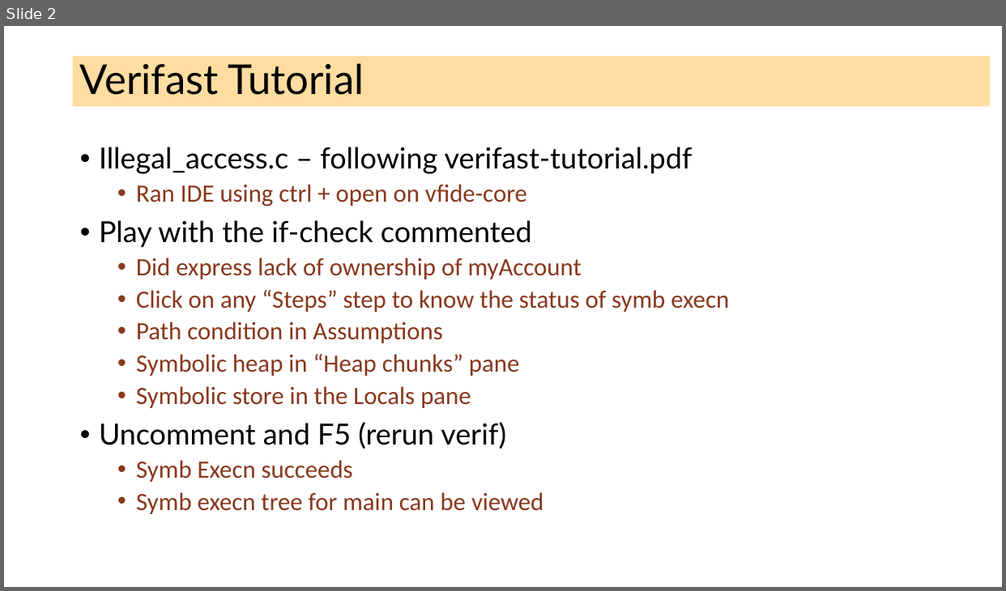
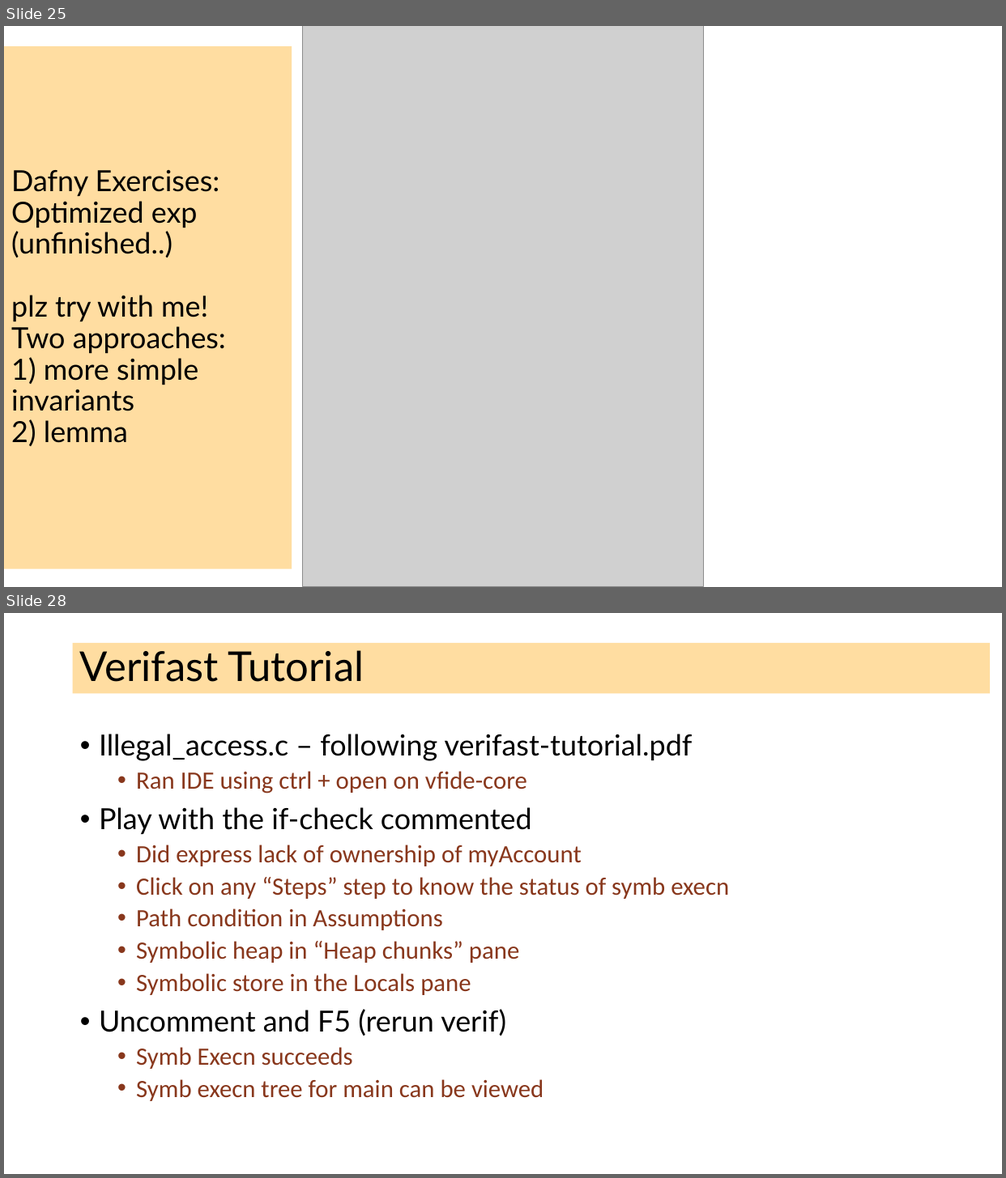
Before and after one commit to ganeshutah/cs6110s22, a slide deck: Lec17/Lec17.pptx. Shown one above the other, each under a label of ours: slide 2 before the commit, slides 25 and 28 after it; the slides between them are not shown. The pictures are 1006x591 and 1006x1178 pixels, drawn with LibreOffice and Linux fonts; fonts in the diff are those of the drawing; grey boxes stand for pictures. Boxes give left, top, right and bottom in pixels: in the first picture for what was removed or moved away, otherwise in the second. Text is boxed around its words. In the diff, an @@ line names an element or a change of style, - is before the commit and + after.

```diff
--- a/Lec17/Lec17.pptx
+++ b/Lec17/Lec17.pptx
@@ slide 25 added at [4, 26, 1002, 587], background #FFFFFF @@
@@ title added at [4, 46, 292, 570], fill #FFBD47 at 51% opacity, 28 pt, text #000000 @@
+Dafny Exercises: Optimized exp (unfinished..)
+plz try with me!
+Two approaches:
+1) more simple invariants
+2) lemma
@@ picture added at [303, 26, 703, 587] @@
@@ what was slide 2 is now slide 28 @@
```
Also in this commit, not shown: 25 other slides added, 12 other files.
